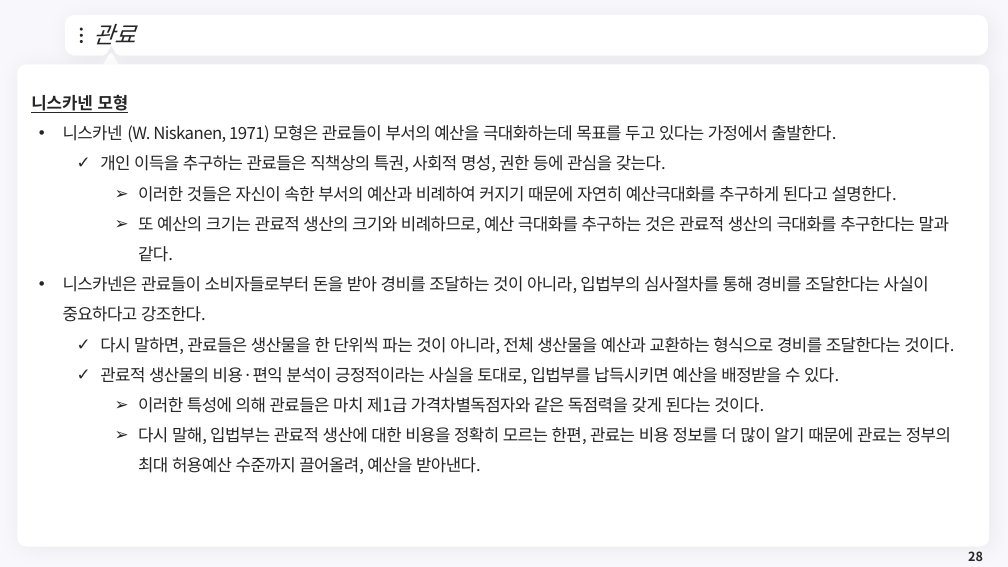
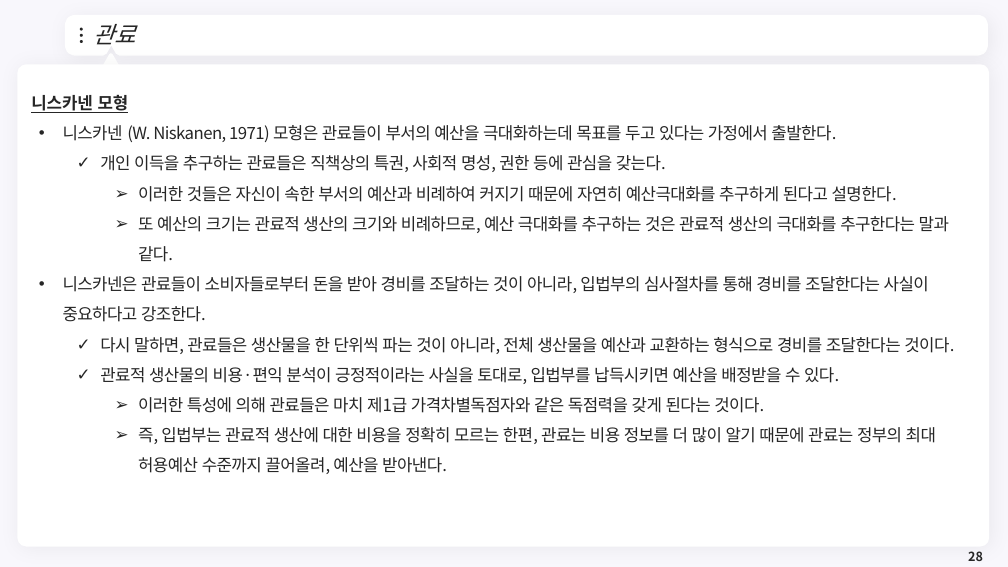
Before and after one commit to meandthey/Teaching, a slide deck: slide 28 of 재정학/01_Lectures/재정학_Chapter_5.pptx. Drawn at 1008x567 pixels with LibreOffice and Linux fonts; fonts in the diff are those of the drawing; background and template pictures are left out. Boxes give left, top, right and bottom in pixels: in the first picture for what was removed or moved away, otherwise in the second. Text is boxed around its words. In the diff, an @@ line names an element or a change of style, - is before the commit and + after.

```diff
--- a/재정학/01_Lectures/재정학_Chapter_5.pptx
+++ b/재정학/01_Lectures/재정학_Chapter_5.pptx
@@ text at (x1=138, y1=427, x2=936, y2=474): text changed @@
-    ➢ 다시 말해, 입법부는 관료적 생산에 대한 비용을 정확히 모르는 한편, 관료는 비용 정보를 더 많이 알기 때문에 관료는 정부의 최대 허용예산 수준까지 끌어올려, 예산을 받아낸다.
+    ➢ 즉, 입법부는 관료적 생산에 대한 비용을 정확히 모르는 한편, 관료는 비용 정보를 더 많이 알기 때문에 관료는 정부의 최대 허용예산 수준까지 끌어올려, 예산을 받아낸다.
```
Also in this commit, not shown: 1 other slide changed, 3 other files.
